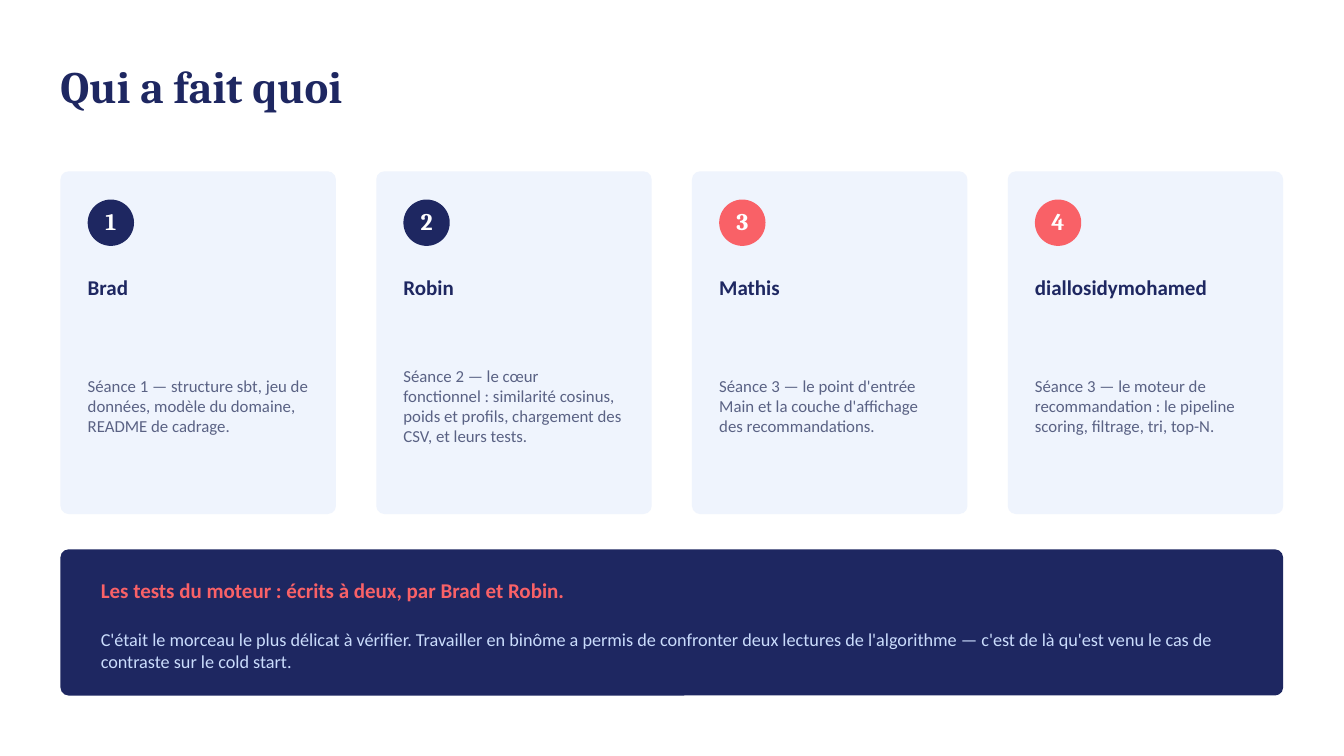
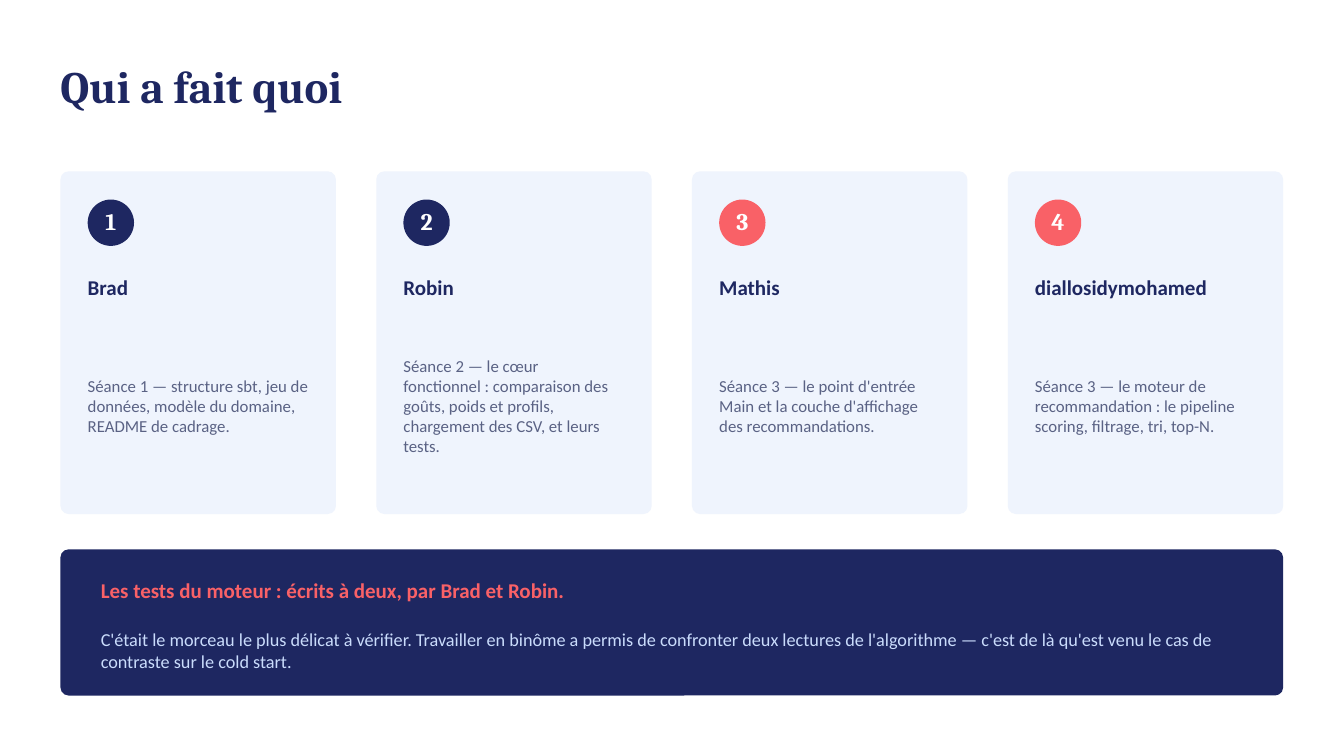
Before and after one commit to afthegamer/sujet2-moteur-recommandation, a slide deck: slide 10 of SOUTENANCE.pptx. Drawn at 1344x756 pixels with LibreOffice and Linux fonts; fonts in the diff are those of the drawing. Boxes give left, top, right and bottom in pixels: in the first picture for what was removed or moved away, otherwise in the second. Text is boxed around its words. In the diff, an @@ line names an element or a change of style, - is before the commit and + after.

```diff
--- a/SOUTENANCE.pptx
+++ b/SOUTENANCE.pptx
@@ text at [403,360,608,452]: text changed @@
-Séance 2 — le cœur fonctionnel : similarité cosinus, poids et profils, chargement des CSV, et leurs tests.
+Séance 2 — le cœur fonctionnel : comparaison des goûts, poids et profils, chargement des CSV, et leurs tests.
```
Also in this commit, not shown: 4 other slides changed.
